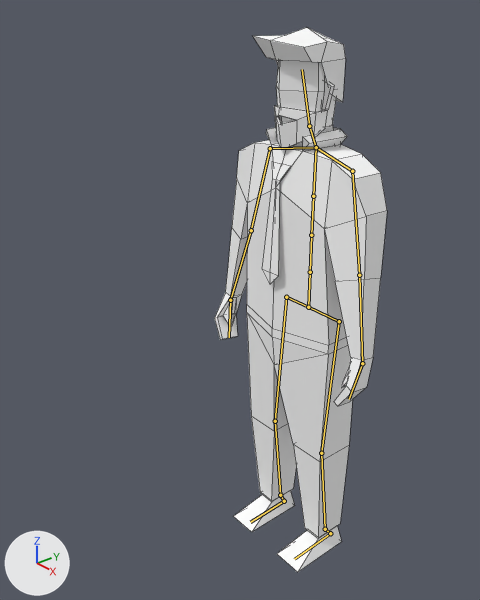
Two versions of the Blender file Assets/Animated People/businessMan.blend, one commit apart.
Both versions are drawn from a camera (50 mm lens) standing at (1.434, -1.427, 1.907) and looking at (-0.022, -0.215, 1.045). Every picture has the same lights, and +X, +Y and +Z are marked at lower left. The bones that bend it are drawn over the model as lines. Mesh edges are drawn as thin lines.

Names of what the first picture shows: 'man_02'.
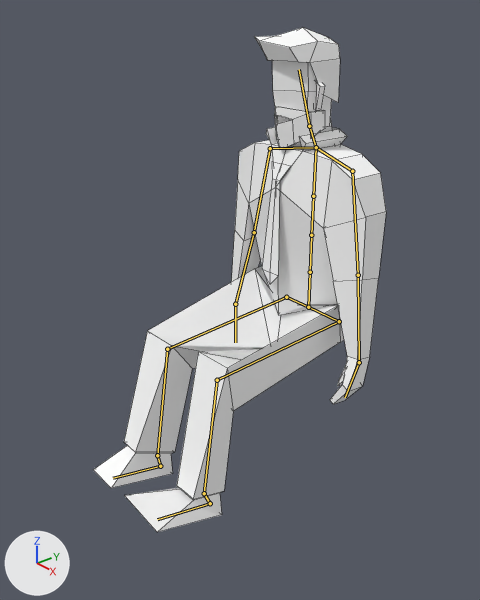
The newer file adds an action. The first version stands in its rest pose; the second is drawn at frame 0 of the action 'sitting'.

Boxes (x1, y1, x2, y2) around the edits, measured in the pictures (480 x 600 px):
'man_02', posed (69% wider, 8% shorter): before (214, 27, 387, 572); after (93, 28, 386, 532)
bone 'Bone.005', root to tip: before (309, 126) to (302, 69); after (309, 126) to (299, 69)
bone 'Bone.008', root to tip: before (270, 148) to (251, 230); after (270, 148) to (254, 232)
bone 'Bone.009', root to tip: before (352, 171) to (359, 275); after (352, 171) to (358, 275)
bone 'Bone.016', root to tip: before (286, 297) to (275, 421); after (286, 297) to (167, 349)
bone 'Bone.018', root to tip: before (275, 421) to (280, 495); after (167, 349) to (157, 455)
bone 'Bone.017', root to tip: before (339, 321) to (321, 453); after (339, 321) to (217, 380)
bone 'Bone.019', root to tip: before (321, 453) to (325, 529); after (217, 380) to (204, 493)

The change, as a diff of the scene's bpy script:
```diff
--- a/Assets/Animated People/businessMan.blend.py
+++ b/Assets/Animated People/businessMan.blend.py
@@ bone_bone_005 @@
 bone_bone_005 = bpy.data.objects['Armature'].pose.bones['Bone.005']  # child of 'Bone.004'
-bone_bone_005.rotation_quaternion = (1.0, 0.0, 0.0, 0.0)  # degrees (0, 0, 0)
+bone_bone_005.rotation_quaternion = (0.992, 0.028, -0.12, -0.021)  # degrees (4, -14, -3)
@@ bone_bone_008 @@
 bone_bone_008 = bpy.data.objects['Armature'].pose.bones['Bone.008']  # child of 'Bone.006'
-bone_bone_008.rotation_quaternion = (1.0, 0.0, 0.0, 0.0)  # degrees (0, 0, 0)
+bone_bone_008.rotation_quaternion = (1.0, 0.0, 0.003, -0.026)  # degrees (0, 0, -3)
@@ bone_bone_009 @@
 bone_bone_009 = bpy.data.objects['Armature'].pose.bones['Bone.009']  # child of 'Bone.007'
-bone_bone_009.rotation_quaternion = (1.0, 0.0, 0.0, 0.0)  # degrees (0, 0, 0)
+bone_bone_009.rotation_quaternion = (1.0, 0.0, -0.001, 0.013)  # degrees (0, 0, 1)
@@ bone_bone_016 @@
 bone_bone_016 = bpy.data.objects['Armature'].pose.bones['Bone.016']  # child of 'Bone.014'
-bone_bone_016.rotation_quaternion = (1.0, 0.0, 0.0, 0.0)  # degrees (0, 0, 0)
+bone_bone_016.rotation_quaternion = (0.755, -0.656, 0.0, 0.0)  # degrees (-82, 0, 0)
@@ bone_bone_018 @@
 bone_bone_018 = bpy.data.objects['Armature'].pose.bones['Bone.018']  # child of 'Bone.016'
-bone_bone_018.location = (0.0, 0.0, 0.0)
-bone_bone_018.rotation_quaternion = (1.0, 0.0, 0.0, 0.0)  # degrees (0, 0, 0)
+bone_bone_018.location = (0.0, -0.005, -0.002)
+bone_bone_018.rotation_quaternion = (0.836, 0.549, 0.0, 0.0)  # degrees (67, 0, 0)
@@ bone_bone_017 @@
 bone_bone_017 = bpy.data.objects['Armature'].pose.bones['Bone.017']  # child of 'Bone.015'
-bone_bone_017.rotation_quaternion = (1.0, 0.0, 0.0, 0.0)  # degrees (0, 0, 0)
+bone_bone_017.rotation_quaternion = (0.755, -0.656, 0.0, 0.0)  # degrees (-82, 0, 0)
@@ bone_bone_019 @@
 bone_bone_019 = bpy.data.objects['Armature'].pose.bones['Bone.019']  # child of 'Bone.017'
-bone_bone_019.location = (0.0, 0.0, 0.0)
-bone_bone_019.rotation_quaternion = (1.0, 0.0, 0.0, 0.0)  # degrees (0, 0, 0)
+bone_bone_019.location = (0.0, 0.005, 0.002)
+bone_bone_019.rotation_quaternion = (0.836, 0.549, 0.0, 0.0)  # degrees (67, 0, 0)
```
